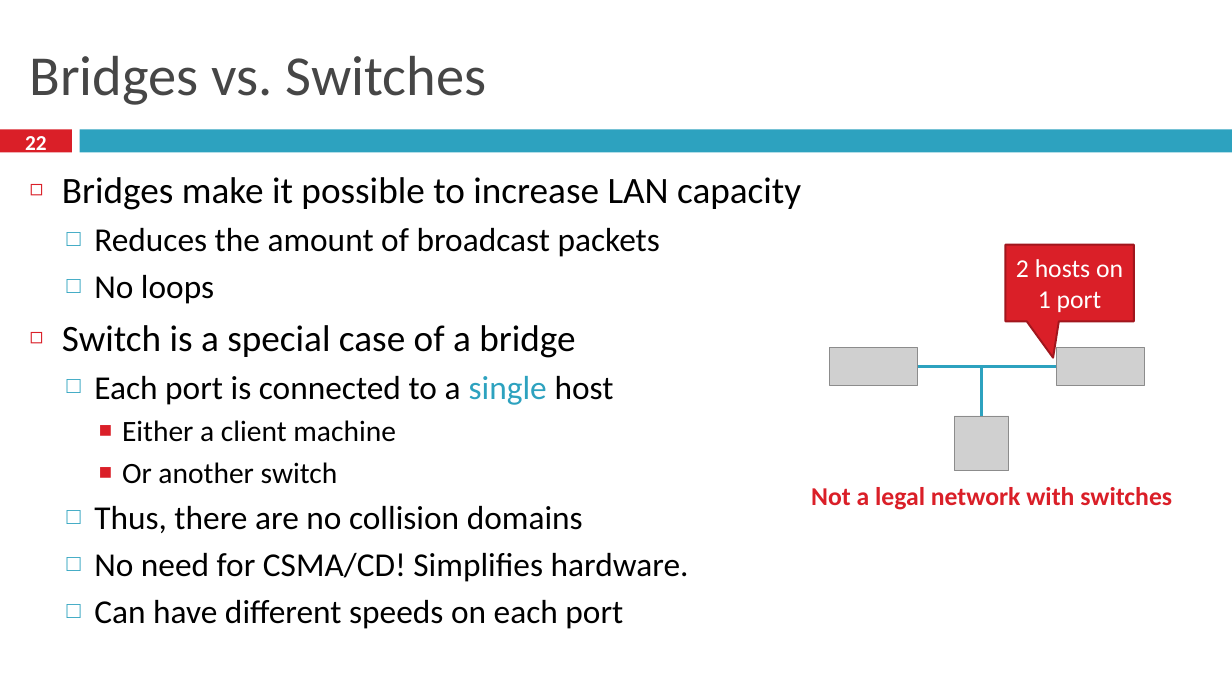
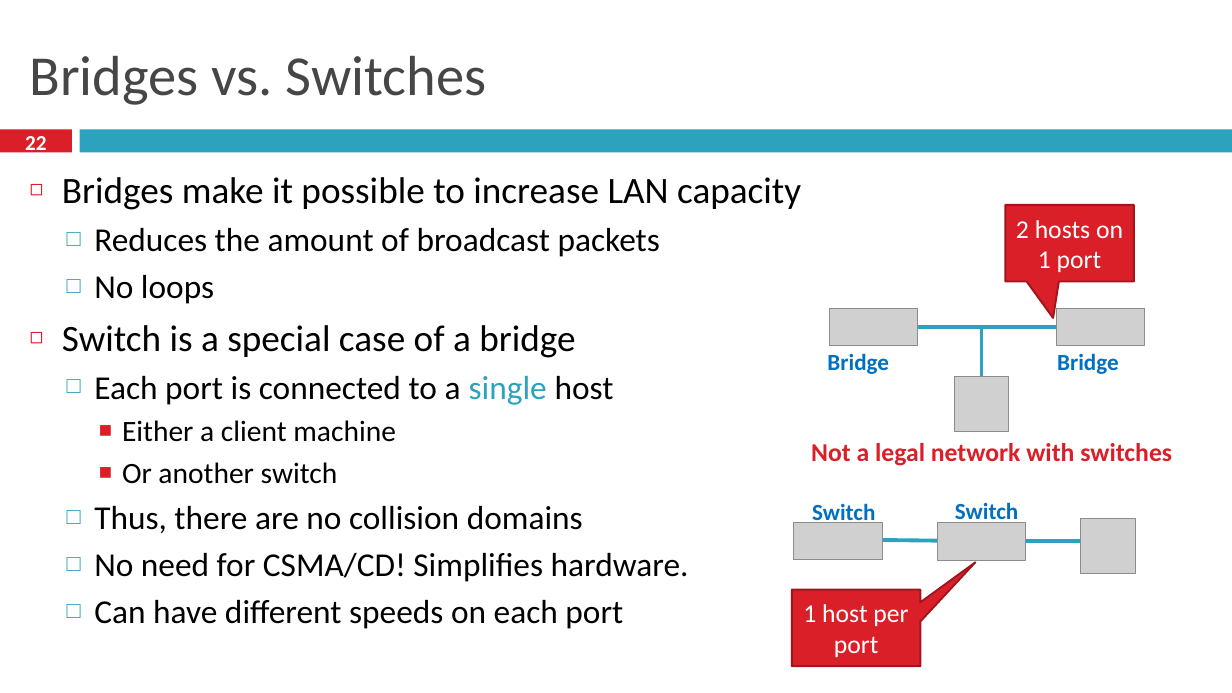
Before and after one commit to Carter0/networks, a slide deck: slide 22 of powerpoints/Bridging.pptx. Drawn at 1232x693 pixels with LibreOffice and Linux fonts; fonts in the diff are those of the drawing; grey boxes stand for pictures. Boxes give left, top, right and bottom in pixels: in the first picture for what was removed or moved away, otherwise in the second. Text is boxed around its words. In the diff, an @@ line names an element or a change of style, - is before the commit and + after.

```diff
--- a/powerpoints/Bridging.pptx
+++ b/powerpoints/Bridging.pptx
@@ 3 pictures, 2 lines, 1 speech box: place and size @@
-3 pictures, 2 lines, 1 speech box at [829, 245, 1145, 470]
+3 pictures, 2 lines, 1 speech box at [829, 205, 1145, 431]
@@ text added at [827, 353, 888, 374], 18 pt, text #0070C0, bold @@
+Bridge
@@ text added at [1057, 353, 1118, 374], 18 pt, text #0070C0, bold @@
+Bridge
@@ text "Not a legal network with ...": place and size @@
-text "Not a legal network with ..." at [811, 487, 1172, 510]
+text "Not a legal network with ..." at [811, 443, 1172, 466]
@@ text added at [812, 501, 875, 523], 18 pt, text #0070C0, bold @@
+Switch
@@ text added at [955, 502, 1018, 525], 18 pt, text #0070C0, bold @@
+Switch
@@ picture added at [794, 522, 883, 559] @@
@@ picture added at [937, 523, 1026, 560] @@
@@ picture added at [1081, 518, 1136, 573] @@
@@ line added from (860, 540) to (955, 541), #2DA2BF 3 pt @@
@@ line added from (979, 542) to (1117, 542), #2DA2BF 3 pt @@
@@ speech box added at [792, 590, 921, 666], fill #DA1F28, outline #A1171E 1.5 pt, 20 pt, text #FFFFFF @@
+1 host per port
```
Also in this commit, not shown: 2 other slides changed, 2 other files.
